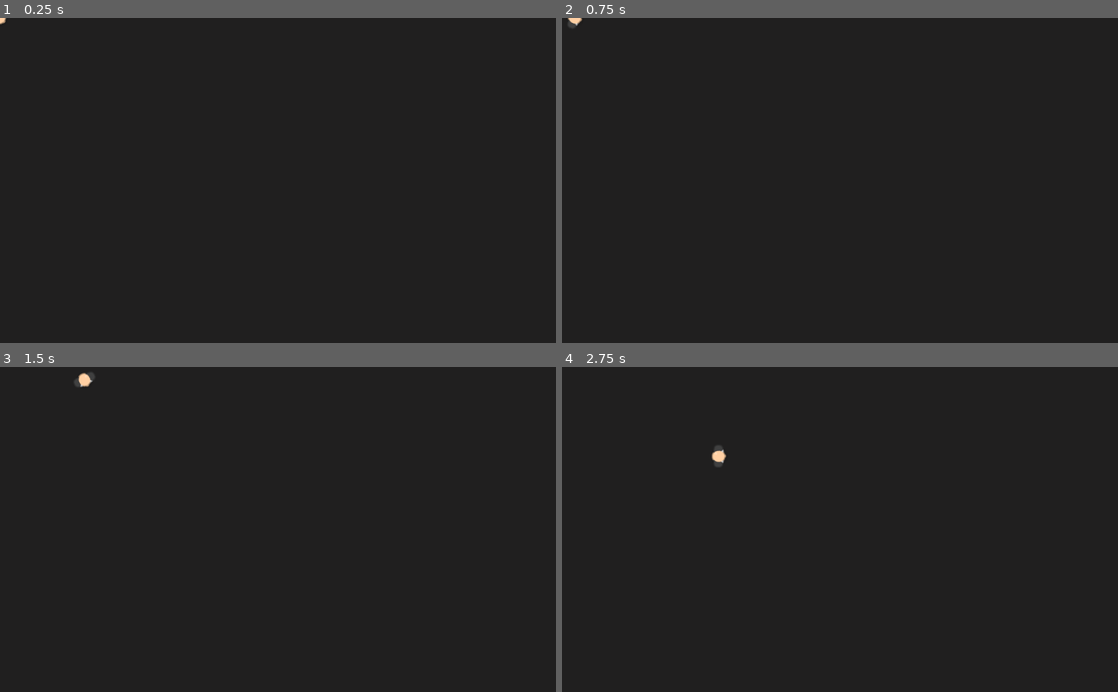
Above: before the commit, frames 1-4 (two rows, left to right).
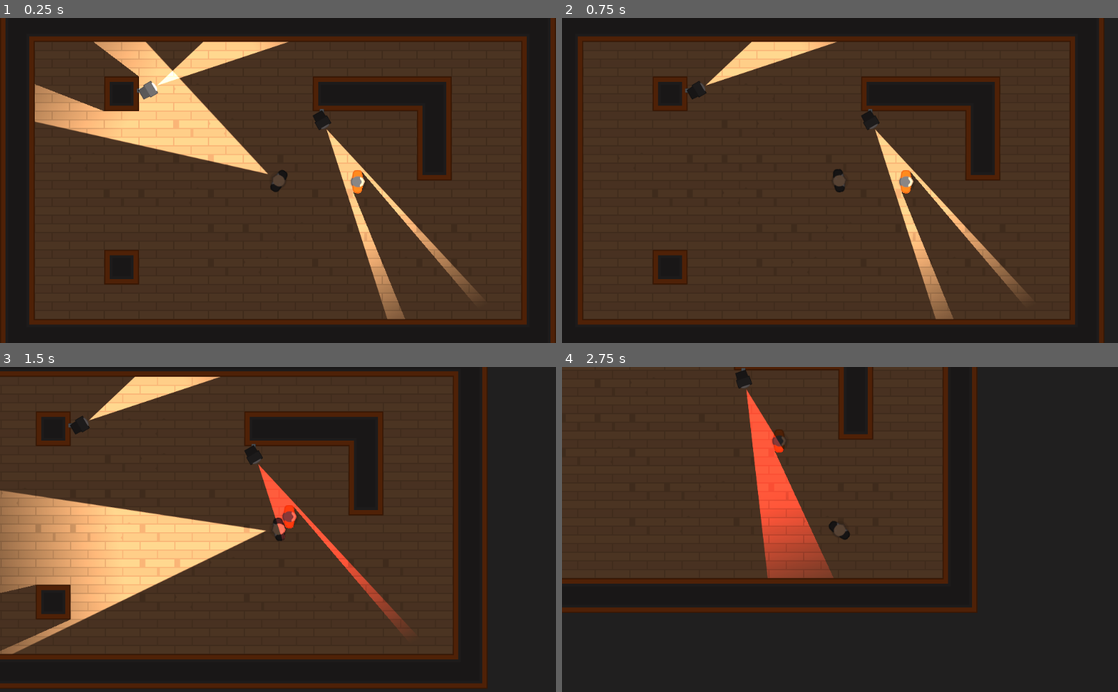
Above: after the commit, the same moments.

Repository: samvauclain/udemy-discovering-godot
Game: Godot game, scene res://Levels/TemplateLevel.tscn
Two runs of this game, one before a commit and one after it. Both use one fixed random seed, a clock stepped at 60 frames per second and the inputs below. Before the commit the project starts from res://Characters/Player.tscn.
Inputs (mouse positions are in pixels of both pictures, inside the frame that each line leads up to):
- Up to frame 1 (0.25 s): no input
- Up to frame 2 (0.75 s): tap Enter at 0.5 s; move the mouse to (962, 164) at 0.52 s; hold D (move_right) from 0.53 s (still down); tap Space (torch_toggle) at 0.6 s
- Up to frame 3 (1.5 s): move the mouse to (166, 545) at 1.27 s; release D (move_right) at 1.28 s; hold S (move_down) from 1.28 s (still down); tap Space (torch_toggle) at 1.35 s
- Up to frame 4 (2.75 s): move the mouse to (895, 458) at 2.02 s; release S (move_down) at 2.03 s; hold D (move_right) from 2.03 s (still down); tap Space (torch_toggle) at 2.1 s

The runs differ from the first frame. In frame 1, 78% of the frame differs, in the area x 0-100%, y 0-100%; in frame 2, 76%; in frame 3, 72%; in frame 4, 47%.

Commit message:
finished 4-42

Diff:
--- a/Heist_Meisters/Characters/NPCs/Camera.tscn
+++ b/Heist_Meisters/Characters/NPCs/Camera.tscn
@@ -1,8 +1,9 @@
-[gd_scene load_steps=6 format=2]
+[gd_scene load_steps=7 format=2]
 
 [ext_resource path="res://Lightmaps/Torch.tscn" type="PackedScene" id=1]
 [ext_resource path="res://GFX/PNG/Tiles/tile_536.png" type="Texture" id=2]
 [ext_resource path="res://GFX/PNG/Tiles/tile_463.png" type="Texture" id=3]
+[ext_resource path="res://Characters/NPCs/PlayerDetection.gd" type="Script" id=4]
 
 [sub_resource type="RectangleShape2D" id=1]
 
@@ -33,7 +34,8 @@
 [node name="CameraBody" type="KinematicBody2D" parent="."]
 position = Vector2( 5.49695, 0 )
 rotation = 0.523599
-scale = Vector2( 0.6, 0.5 )
+scale = Vector2( 0.7, 0.5 )
+script = ExtResource( 4 )
 __meta__ = {
 "_edit_group_": true
 }
--- /dev/null
+++ b/Heist_Meisters/Characters/NPCs/PlayerDetection.gd
@@ -0,0 +1,26 @@
+extends "res://Characters/TemplateCharacter.gd"
+
+const FOV_TOLERANCE = 20
+const RED = Color(1,0.25,0.25)
+const WHITE = Color(1,1,1)
+
+var Player
+
+func _ready():
+	# set Player to be only node with the name Player starting search from root, if there's any other node named Player this will not work.
+	Player = get_node("/root").find_node("Player", true, false)
+
+func _process(delta):
+	if Player_in_FOV():
+		$Torch.color = RED
+	else:
+		$Torch.color = WHITE
+
+func Player_in_FOV():
+	var npc_facing_direction = Vector2(1,0).rotated(global_rotation)
+	var direction_to_Player = (Player.position - global_position).normalized()
+
+	if abs(direction_to_Player.angle_to(npc_facing_direction)) < deg2rad(FOV_TOLERANCE):
+		return true
+	else:
+		return false
--- a/Heist_Meisters/project.godot
+++ b/Heist_Meisters/project.godot
@@ -11,8 +11,12 @@
 [application]
 
 config/name="Heist_Meisters"
-run/main_scene="res://Characters/Player.tscn"
+run/main_scene="res://Levels/TemplateLevel.tscn"
 config/icon="res://icon.png"
+
+[global]
+
+wrap=false
 
 [gui]
 
@@ -22,27 +26,27 @@
 
 move_up={
 "deadzone": 0.5,
-"events": [ Object(InputEventKey,"resource_local_to_scene":false,"resource_name":"","device":0,"alt":false,"shift":false,"control":false,"meta":false,"command":false,"pressed":false,"scancode":87,"unicode":0,"echo":false,"script":null)
+"events": [ Object(InputEventKey,"resource_local_to_scene":false,"resource_name":"","device":0,"alt":false,"shift":false,"control":false,"meta":false,"command":false,"pressed":false,"scancode":87,"physical_scancode":0,"unicode":0,"echo":false,"script":null)
  ]
 }
 move_down={
 "deadzone": 0.5,
-"events": [ Object(InputEventKey,"resource_local_to_scene":false,"resource_name":"","device":0,"alt":false,"shift":false,"control":false,"meta":false,"command":false,"pressed":false,"scancode":83,"unicode":0,"echo":false,"script":null)
+"events": [ Object(InputEventKey,"resource_local_to_scene":false,"resource_name":"","device":0,"alt":false,"shift":false,"control":false,"meta":false,"command":false,"pressed":false,"scancode":83,"physical_scancode":0,"unicode":0,"echo":false,"script":null)
  ]
 }
 move_left={
 "deadzone": 0.5,
-"events": [ Object(InputEventKey,"resource_local_to_scene":false,"resource_name":"","device":0,"alt":false,"shift":false,"control":false,"meta":false,"command":false,"pressed":false,"scancode":65,"unicode":0,"echo":false,"script":null)
+"events": [ Object(InputEventKey,"resource_local_to_scene":false,"resource_name":"","device":0,"alt":false,"shift":false,"control":false,"meta":false,"command":false,"pressed":false,"scancode":65,"physical_scancode":0,"unicode":0,"echo":false,"script":null)
  ]
 }
 move_right={
 "deadzone": 0.5,
-"events": [ Object(InputEventKey,"resource_local_to_scene":false,"resource_name":"","device":0,"alt":false,"shift":false,"control":false,"meta":false,"command":false,"pressed":false,"scancode":68,"unicode":0,"echo":false,"script":null)
+"events": [ Object(InputEventKey,"resource_local_to_scene":false,"resource_name":"","device":0,"alt":false,"shift":false,"control":false,"meta":false,"command":false,"pressed":false,"scancode":68,"physical_scancode":0,"unicode":0,"echo":false,"script":null)
  ]
 }
 torch_toggle={
 "deadzone": 0.5,
-"events": [ Object(InputEventKey,"resource_local_to_scene":false,"resource_name":"","device":0,"alt":false,"shift":false,"control":false,"meta":false,"command":false,"pressed":false,"scancode":32,"unicode":0,"echo":false,"script":null)
+"events": [ Object(InputEventKey,"resource_local_to_scene":false,"resource_name":"","device":0,"alt":false,"shift":false,"control":false,"meta":false,"command":false,"pressed":false,"scancode":32,"physical_scancode":0,"unicode":0,"echo":false,"script":null)
  ]
 }
 
